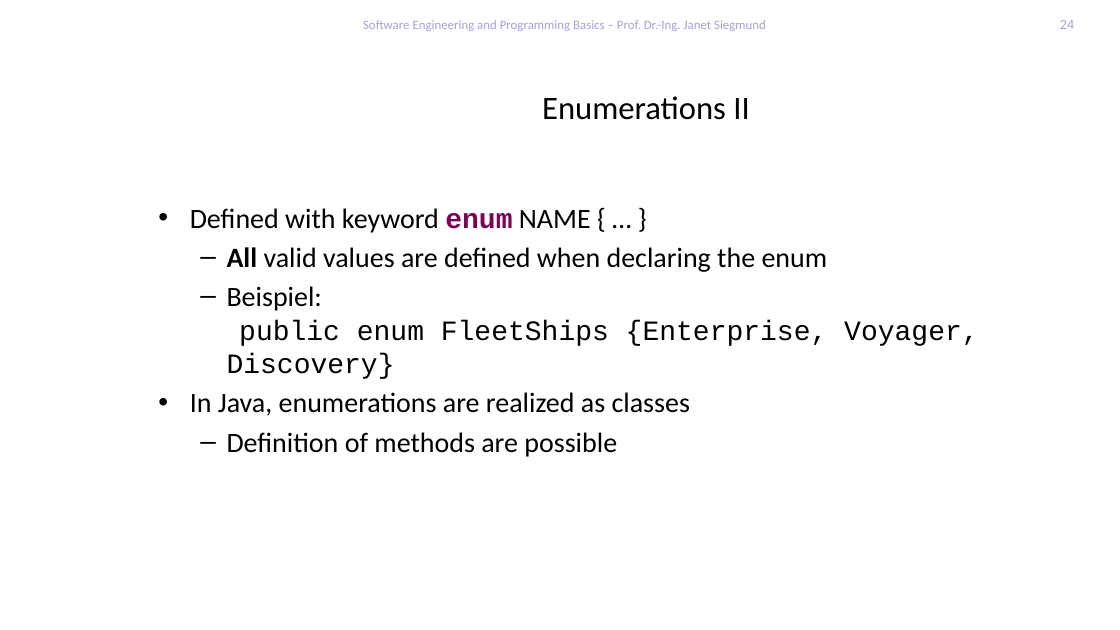
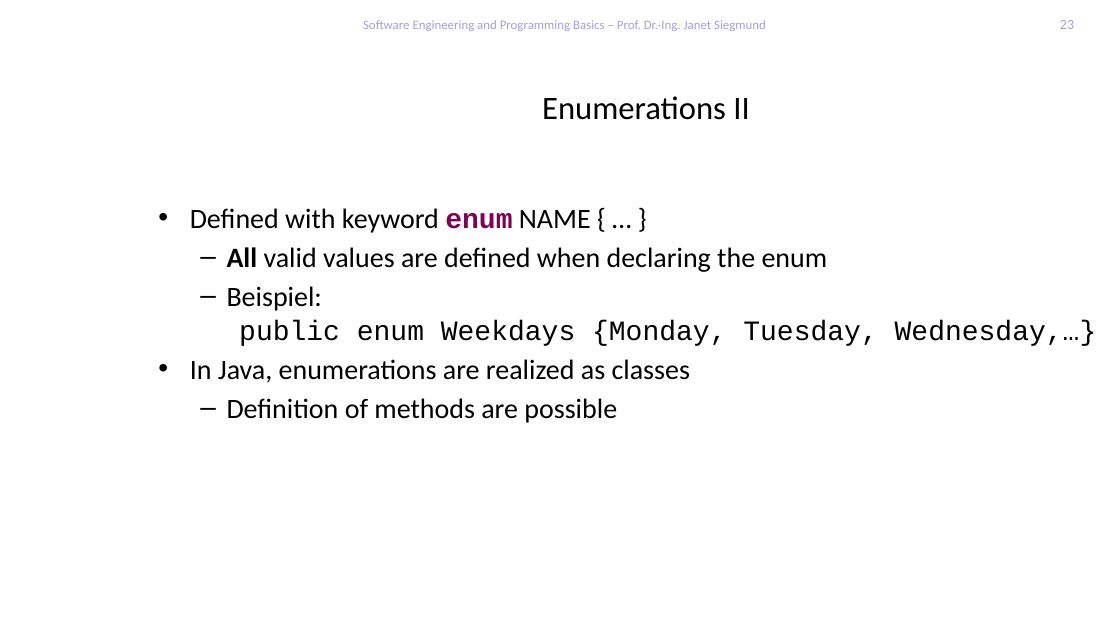
Before and after one commit to feigensp/lehre, a slide deck: slide 23 of se_prog/slides/07_EnumerationPackagesRecursion.pptx (slide 24 before the commit). Drawn at 1120x630 pixels with LibreOffice and Linux fonts; fonts in the diff are those of the drawing; background and template pictures are left out. Boxes give left, top, right and bottom in pixels: in the first picture for what was removed or moved away, otherwise in the second. Text is boxed around its words. In the diff, an @@ line names an element or a change of style, - is before the commit and + after.

```diff
--- a/se_prog/slides/07_EnumerationPackagesRecursion.pptx
+++ b/se_prog/slides/07_EnumerationPackagesRecursion.pptx
@@ page number at [1060,20,1074,29]: text changed @@
-24
+23
@@ text at [227,286,1097,346]: text changed @@
-  – Beispiel:
-    public enum FleetShips {Enterprise, Voyager, Discovery}
+  – Beispiel:
+    public enum Weekdays {Monday, Tuesday, Wednesday,…}
```
Also in this commit, not shown: 5 other slides changed, 1 slide added, 2 slides removed, 2 other files.
